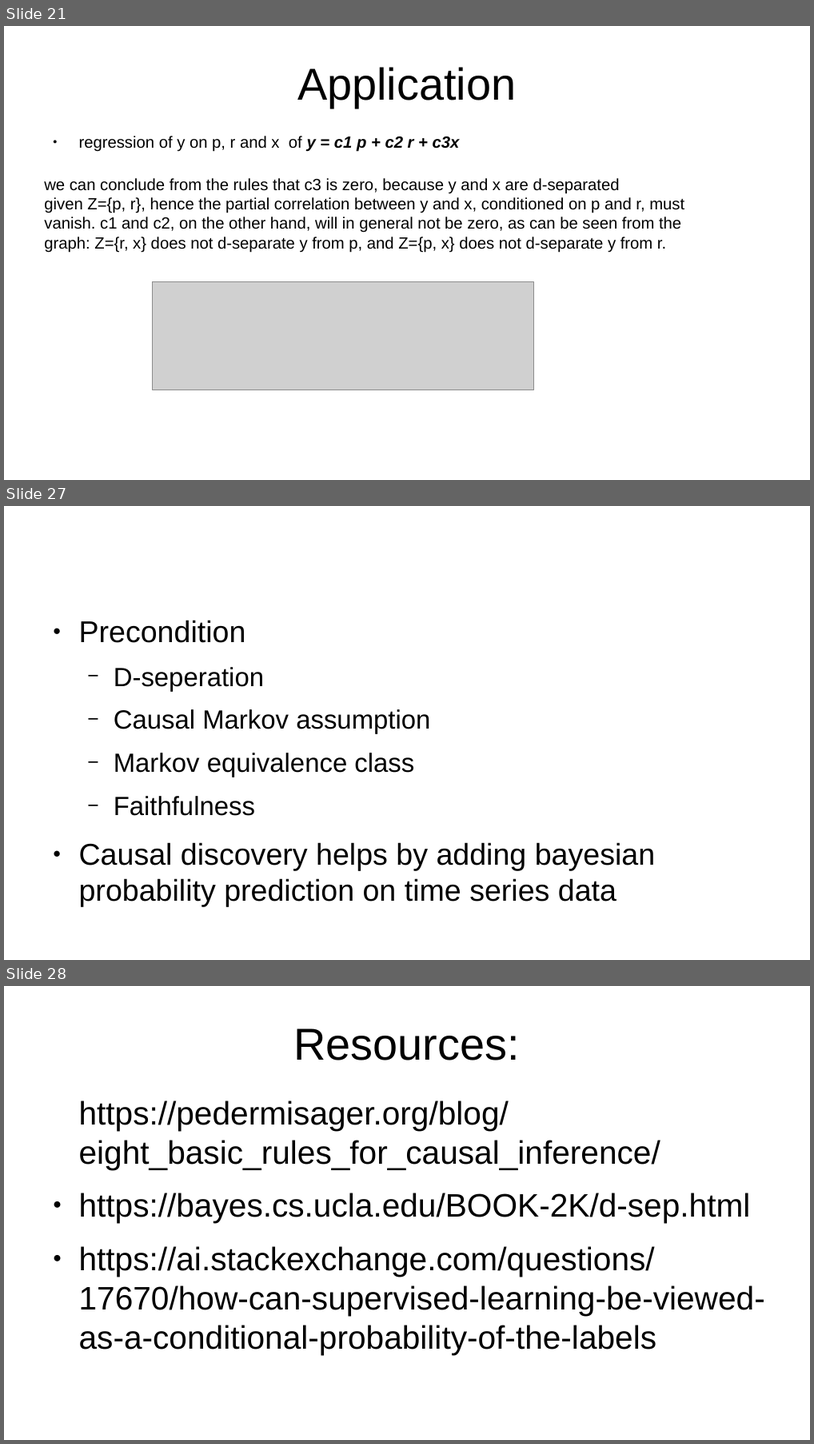
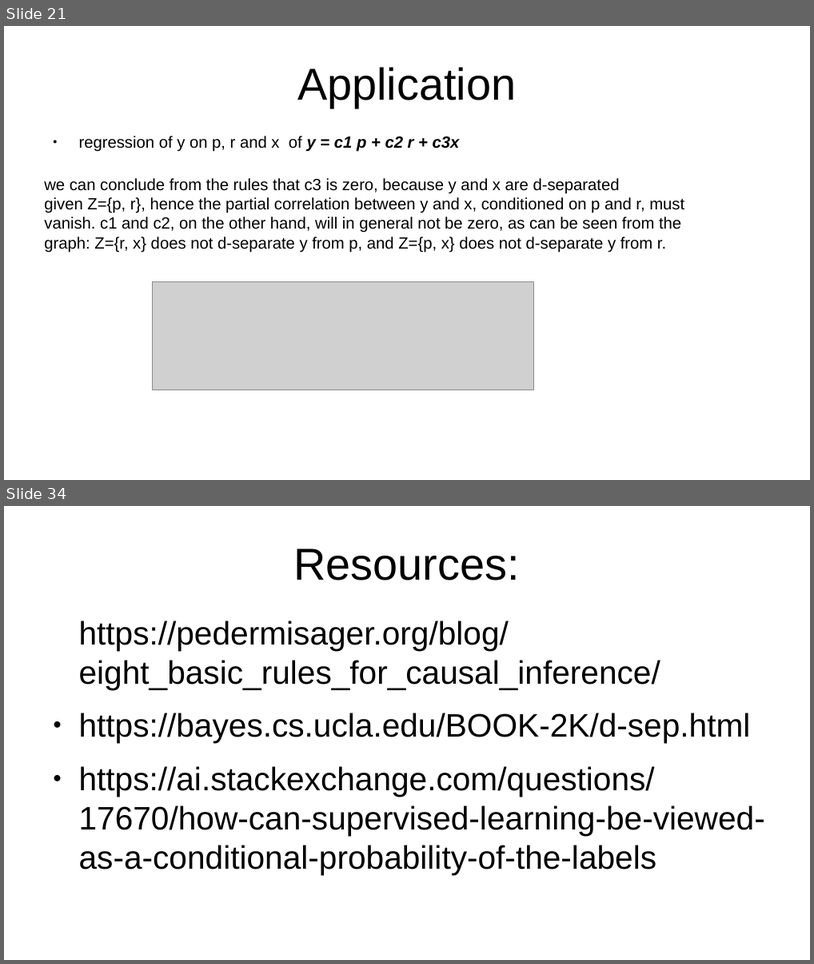
Before and after one commit to emoen/CausalityDiscoveryCrunchDAO, a slide deck: presentation/HIBRAIN_March_25.odp. Shown one above the other, each under a label of ours: slides 21, 27 and 28 before the commit, slides 21 and 34 after it; the slides between them are not shown. The pictures are 814x1444 and 814x964 pixels, drawn with LibreOffice and Linux fonts; fonts in the diff are those of the drawing; grey boxes stand for pictures. Boxes give left, top, right and bottom in pixels: in the first picture for what was removed or moved away, otherwise in the second. Text is boxed around its words. In the diff, an @@ line names an element or a change of style, - is before the commit and + after.

```diff
--- a/presentation/HIBRAIN_March_25.odp
+++ b/presentation/HIBRAIN_March_25.odp
@@ slide 27 removed at [4,506,810,960], background #FFFFFF @@
@@ text removed at [79,620,655,907] @@
-● Precondition
-  − D-seperation
-  − Causal Markov assumption
-  − Markov equivalence class
-  − Faithfulness
-● Causal discovery helps by adding bayesian probability prediction on time series data
@@ what was slide 28 is now slide 34 @@
```
Also in this commit, not shown: 4 slides changed, 11 slides added, 4 other slides removed, 1 other file.
